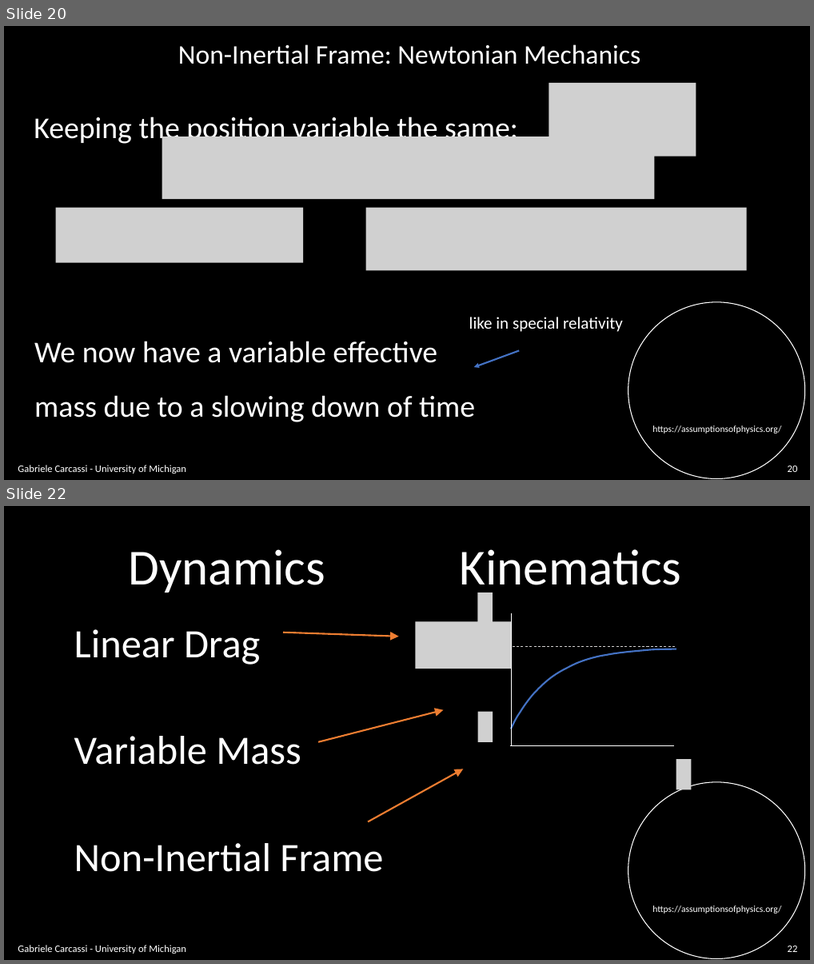
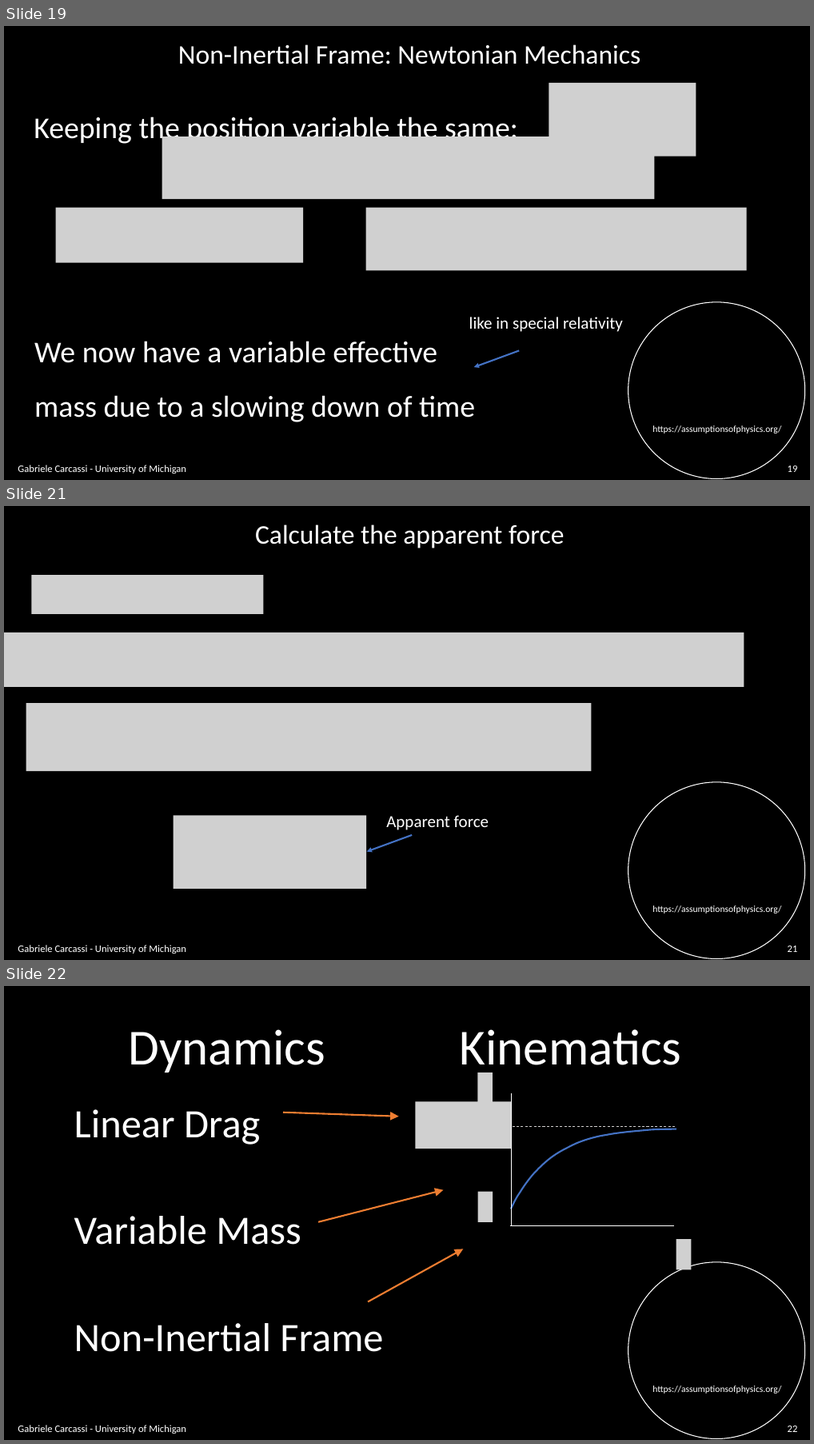
Before and after one commit to assumptionsofphysics/slides, a slide deck: BookCompanions-v2/RP-Class-2.pptx. Shown one above the other, each under a label of ours: slides 20 and 22 before the commit, slides 19, 21 and 22 after it; the slides between them are not shown. The pictures are 814x964 and 814x1444 pixels, drawn with LibreOffice and Linux fonts; fonts in the diff are those of the drawing; grey boxes stand for pictures; background and template pictures are left out. Boxes give left, top, right and bottom in pixels: in the first picture for what was removed or moved away, otherwise in the second. Text is boxed around its words. In the diff, an @@ line names an element or a change of style, - is before the commit and + after.

```diff
--- a/BookCompanions-v2/RP-Class-2.pptx
+++ b/BookCompanions-v2/RP-Class-2.pptx
@@ slide 21 added at [4,506,810,960], background #000000; not listed: 2 template elements that a slide beside it also shows @@
@@ text added at [255,524,564,548], 32 pt, text #FFFFFF @@
+Calculate the apparent force
@@ picture added at [31,575,263,614] @@
@@ picture added at [4,632,745,687] @@
@@ picture added at [26,704,592,771] @@
@@ picture added at [174,815,366,888] @@
@@ text added at [386,815,489,830], 20 pt, text #FFFFFF @@
+Apparent force
@@ arrow added from (412, 835) to (367, 852), #4472C4 2 pt @@
@@ text added at [18,944,186,953], 12 pt, text #FFFFFF @@
+Gabriele Carcassi - University of Michigan
@@ page number added at [788,945,798,952], 12 pt, text #FFFFFF @@
+21
@@ what was slide 20 is now slide 19 @@
@@ page number at [788,465,798,472]: text changed @@
-20
+19
```
Also in this commit, not shown: 7 slides changed, 1 other slide added, 1 other file.
